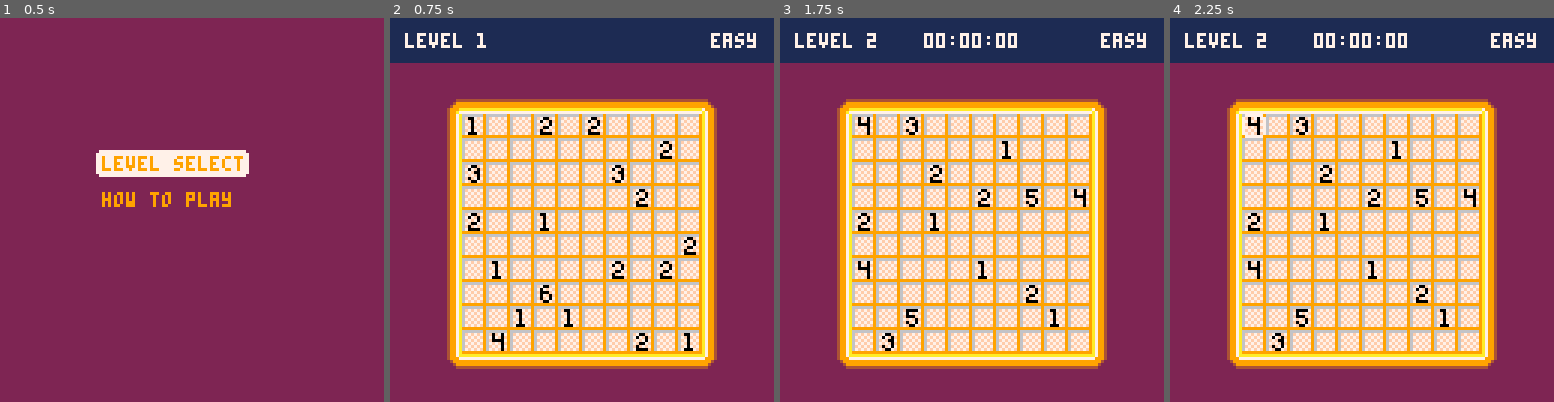
Above: before the commit, frames 1-4 (left to right).
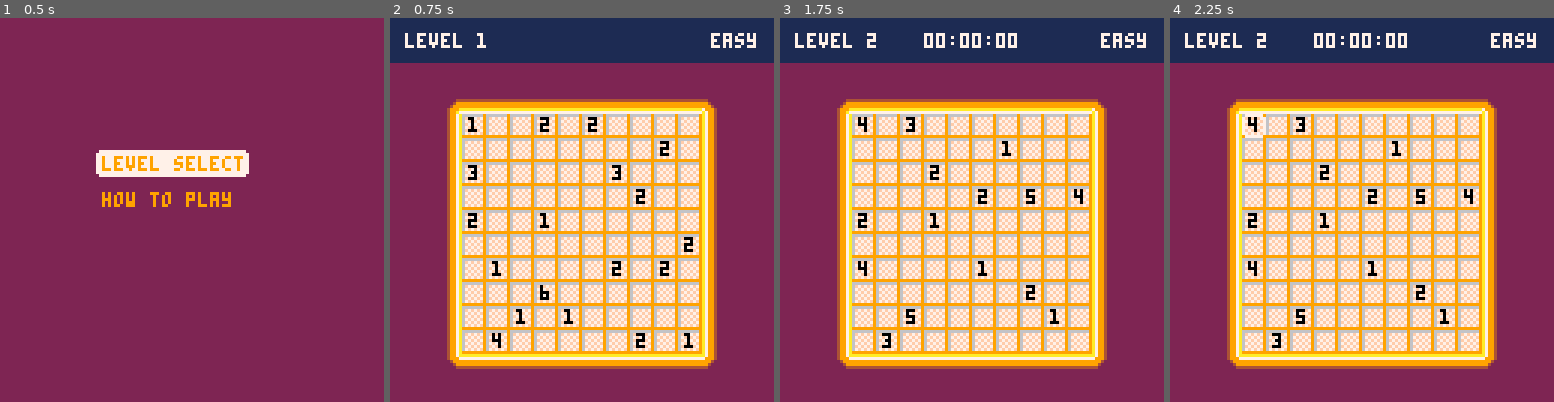
Above: after the commit, the same moments.

Repository: SagePtr/pico-nurikabe
Game: PICO-8 cartridge nurikabe.p8
Same seed, same stepped clock (60 frames per second), same inputs: the game is played once before the commit and once after it.
Inputs:
- Up to frame 1 (0.5 s): tap X (X key) at 0.33 s
- Up to frame 2 (0.75 s): tap O (Z key) at 0.7 s
- Up to frame 3 (1.75 s): tap X (X key) at 1.07 s; hold Right from 1.6 s (still down); tap O (Z key) at 1.7 s
- Up to frame 4 (2.25 s): tap X (X key) at 1.85 s; release Right at 2.1 s; tap O (Z key) at 2.1 s; hold Up from 2.15 s (still down)

Frame 1 is identical in both runs. In frame 2, 1.4% of the frame differs, in the area x 20-80%, y 25-87%; in frame 3, 1.0%; in frame 4, 1.0%.

Commit message:
Print numbers instead of using sprites

Diff:
--- a/nurikabe.p8
+++ b/nurikabe.p8
@@ -60,7 +60,8 @@
 border_height = cell_height
 screen_width = 128
 screen_height = 128
-numbers_offset = 15 -- number sprites start at 16
+number_col = col_black
+number_error_col = col_red
 bg = col_lilac
 menu_bg = col_white
 menu_fg = col_orange
@@ -855,14 +856,11 @@
 
 -- draw the numbers on the board
 function draw_numbers()
+  local col = nil
+
   for cell in all(level_islands) do
-    local sprite = cell[1] + numbers_offset
-
-    if cell_has_error(cell[2], cell[3]) then
-      sprite += 16
-    end
-
-    spr(sprite, cell[2] * cell_width + offset_x, cell[3] * cell_width + offset_y)
+    col = cell_has_error(cell[2], cell[3]) and number_error_col or number_col
+    print_number(cell[1], cell[2] * cell_width + offset_x, cell[3] * cell_width + offset_y, col)
   end
 end
 
@@ -982,6 +980,15 @@
     number = "0"..tostr(number)
   end
   return number
+end
+
+-- print the number but offset it based on its width
+function print_number(number, x, y, col)
+  local number_width = number > 9 and char_width * 2 or char_width
+  local x_offset = flr((cell_width - number_width) / 2)
+  local y_offset = 1
+
+  print(number, x + x_offset, y + y_offset, col)
 end
 
 -- print the message when debugging
@@ -1026,19 +1033,3 @@
 7777777765d5d5d56f7f7f797333333733333333355555533888888399999999a7994333333333333334997a9994333333333333333333333333499900000000
 777777776d5d5d5567f7f7f973333337333333333555555338888883aaaaaaaaa7994333333333333334997a7999433333333333333333333334999a00000000
 7777777755555555999999993777777333333333333333333333333377777777a7994333333333333334997aa79943333333333333333333333499a700000000
-33333333333333333333333333333333333333333333333333333333333333333333333333333333333333333333333333333333000000000000000000000000
-33003333333003333330033333033033330000333330033333000033333003333330033330033033300300333033003330330033000000000000000000000000
-33303333330330333303303333033033330333333303333333333033330330333303303333030303330330333030330330303303000000000000000000000000
-33303333333330333333003333000033330003333300033333333033333003333303303333030303330330333033330330333003000000000000000000000000
-33303333333003333333303333333033333330333303303333333033330330333330003333030303330330333033003330333303000000000000000000000000
-33303333330333333303303333333033330330333303303333333033330330333333303333030303330330333030333330303303000000000000000000000000
-33000333330000333330033333333033333003333330033333333033333003333333303330003033300000033030000330330033000000000000000000000000
-33333333333333333333333333333333333333333333333333333333333333333333333333333333333333333333333333333333000000000000000000000000
-33333333333333333333333333333333333333333333333333333333333333333333333333333333333333333333333333333333000000000000000000000000
-33883333333883333338833333833833338888333338833333888833333883333338833338833833388388333833883338338833000000000000000000000000
-33383333338338333383383333833833338333333383333333333833338338333383383333838383338338333838338338383383000000000000000000000000
-33383333333338333333883333888833338883333388833333333833333883333383383333838383338338333833338338333883000000000000000000000000
-33383333333883333333383333333833333338333383383333333833338338333338883333838383338338333833883338333383000000000000000000000000
-33383333338333333383383333333833338338333383383333333833338338333333383333838383338338333838333338383383000000000000000000000000
-33888333338888333338833333333833333883333338833333333833333883333333383338883833388888833838888338338833000000000000000000000000
-33333333333333333333333333333333333333333333333333333333333333333333333333333333333333333333333333333333000000000000000000000000
